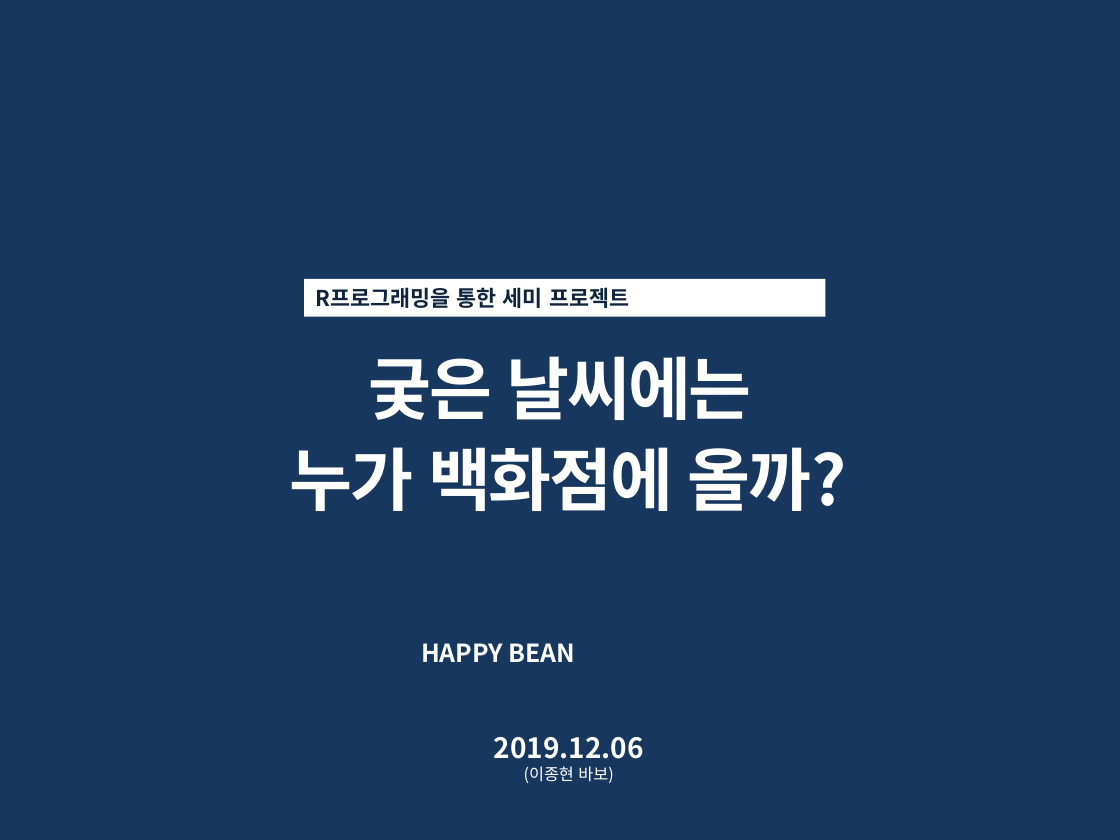
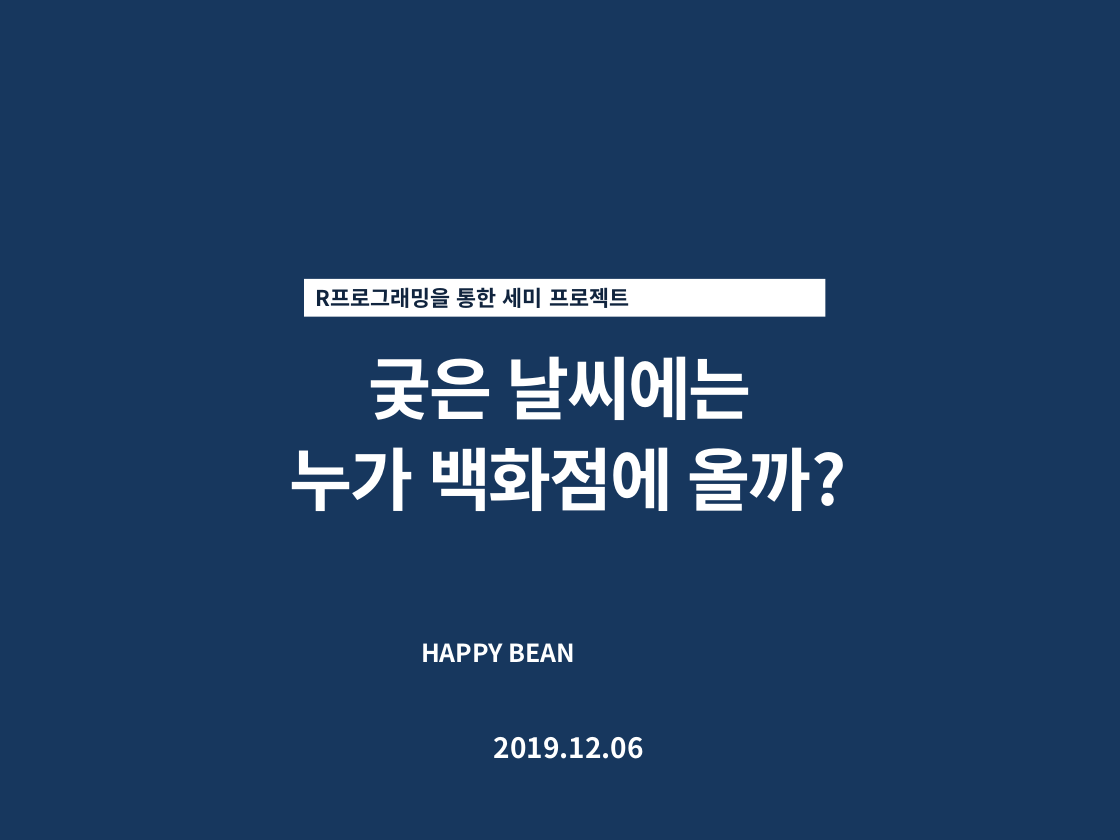
Before and after one commit to jonghyunlee1993/MulticampusSemiProject, a slide deck: slide 1 of 발표자료/1조 세미프로젝트_브리핑_강자연 수정.pptx. Drawn at 1120x840 pixels with LibreOffice and Linux fonts; fonts in the diff are those of the drawing. Boxes give left, top, right and bottom in pixels: in the first picture for what was removed or moved away, otherwise in the second. Text is boxed around its words. In the diff, an @@ line names an element or a change of style, - is before the commit and + after.

```diff
--- a/발표자료/1조 세미프로젝트_브리핑_강자연 수정.pptx
+++ b/발표자료/1조 세미프로젝트_브리핑_강자연 수정.pptx
@@ text at [524,766,613,783]: paragraph removed @@
-(이종현 바보)
```
Also in this commit, not shown: 6 other slides changed, 4 slides added, 2 other files.
